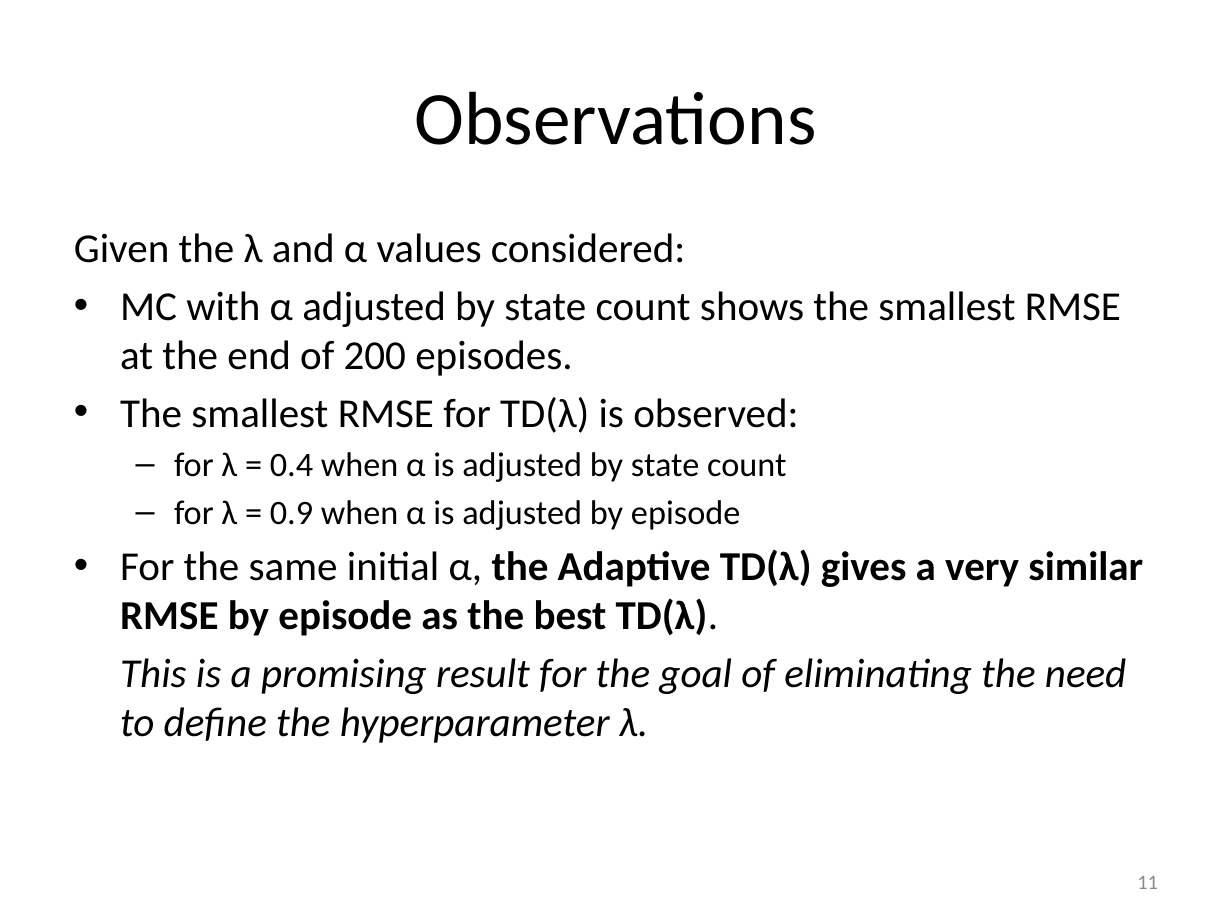
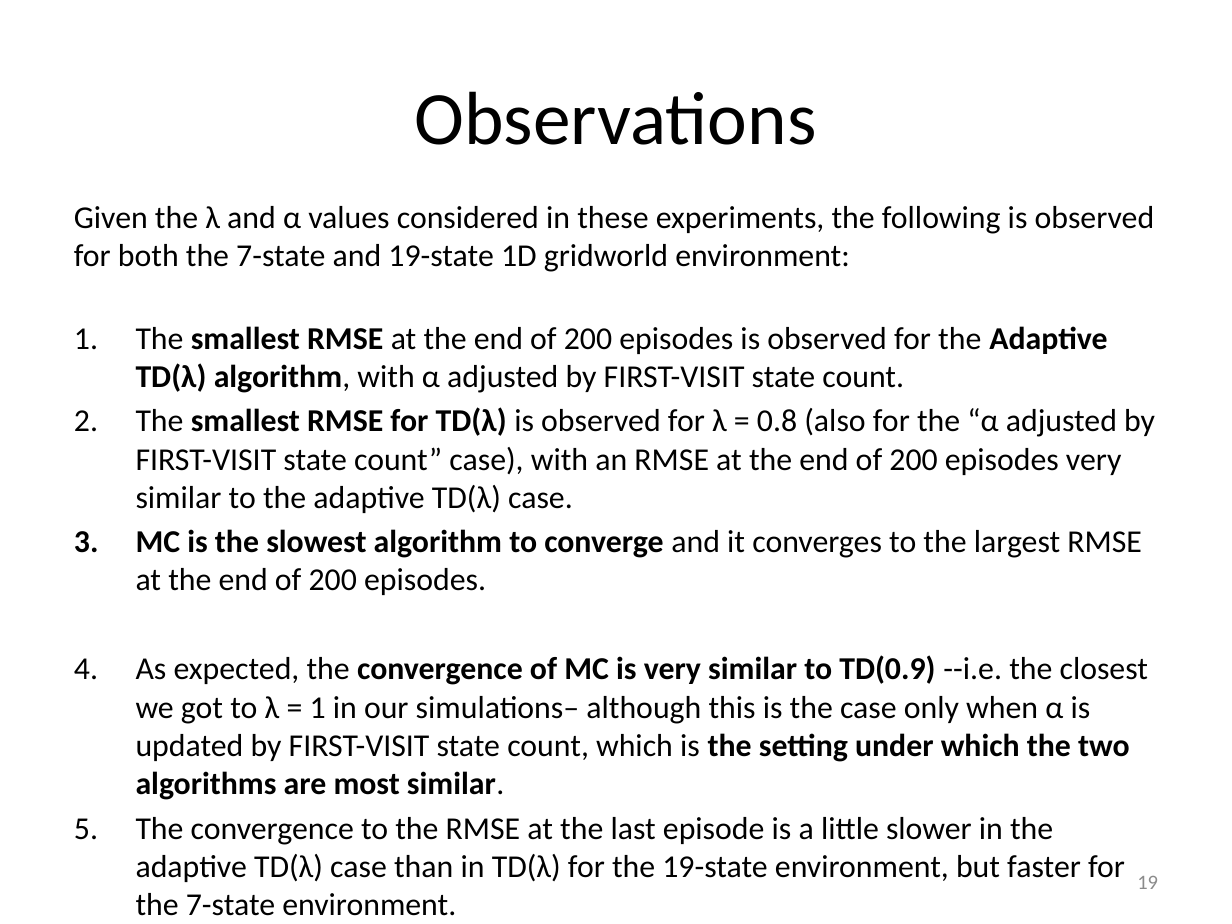
Before and after one commit to mastropi/RL, a slide deck: slide 19 of RL-001-MemoryManagement/results/202005May20-TestsTDLambda&AdaptiveTDLambda-1DGridworld.pptx (slide 11 before the commit). Drawn at 1232x924 pixels with LibreOffice and Linux fonts; fonts in the diff are those of the drawing. Boxes give left, top, right and bottom in pixels: in the first picture for what was removed or moved away, otherwise in the second. Text is boxed around its words. In the diff, an @@ line names an element or a change of style, - is before the commit and + after.

Commit message:
Definition of state-dependent lambda as a function of delta(t) relative to the average state value function
In addition:
- Updated the violinplot with better documentation and improved customization.
- Stored results as pickle and png files.
- Updated PPT with main results.

```diff
--- a/RL-001-MemoryManagement/results/202005May20-TestsTDLambda&AdaptiveTDLambda-1DGridworld.pptx
+++ b/RL-001-MemoryManagement/results/202005May20-TestsTDLambda&AdaptiveTDLambda-1DGridworld.pptx
@@ text at [74, 206, 1155, 916]: text changed; size 24 to 18.6 pt @@
-Given the λ and α values considered:
-• MC with α adjusted by state count shows the smallest RMSE at the end of 200 episodes.
-• The smallest RMSE for TD(λ) is observed:
-  – for λ = 0.4 when α is adjusted by state count
-  – for λ = 0.9 when α is adjusted by episode
-• For the same initial α, the Adaptive TD(λ) gives a very similar RMSE by episode as the best TD(λ).
-This is a promising result for the goal of eliminating the need to define the hyperparameter λ.
+Given the λ and α values considered in these experiments, the following is observed for both the 7-state and 19-state 1D gridworld environment:
+1. The smallest RMSE at the end of 200 episodes is observed for the Adaptive TD(λ) algorithm, with α adjusted by FIRST-VISIT state count.
+2. The smallest RMSE for TD(λ) is observed for λ = 0.8 (also for the “α adjusted by FIRST-VISIT state count” case), with an RMSE at the end of 200 episodes very similar to the adaptive TD(λ) case.
+3. MC is the slowest algorithm to converge and it converges to the largest RMSE at the end of 200 episodes.
+4. As expected, the convergence of MC is very similar to TD(0.9) --i.e. the closest we got to λ = 1 in our simulations– although this is the case only when α is updated by FIRST-VISIT state count, which is the setting under which the two algorithms are most similar.
+5. The convergence to the RMSE at the last episode is a little slower in the adaptive TD(λ) case than in TD(λ) for the 19-state environment, but faster for the 7-state environment.
@@ page number at [1137, 876, 1158, 889]: text changed @@
-11
+19
```
Also in this commit, not shown: 11 other slides changed, 11 slides added, 42 other files.
